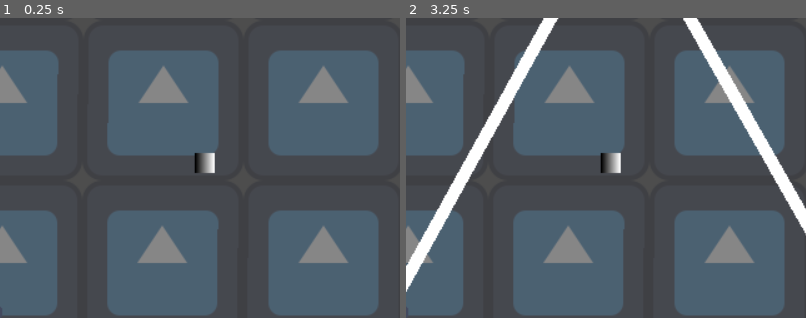
Above: before the commit, frames 1-2 (left to right).
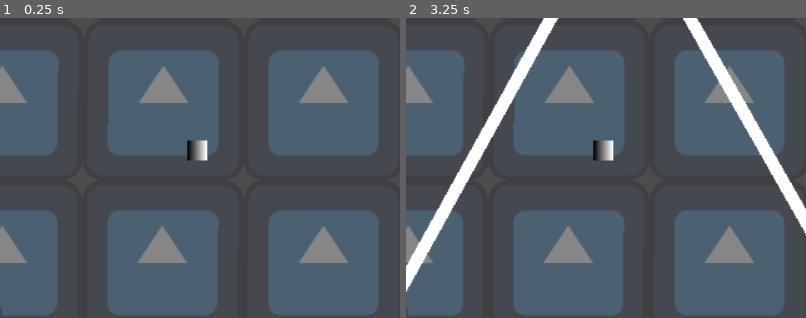
Above: after the commit, the same moments.

Repository: TakisAlPastor/UFO-Raiders
Game: Godot game, scene res://Main/main.tscn
Same seed, same stepped clock (60 frames per second), same inputs: the game is played once before the commit and once after it. The engine's default icon, where the game draws it, is replaced by a stand-in: a white triangle on a blue panel in a dark square.
Inputs:
- Up to frame 1 (0.25 s): no input
- Up to frame 2 (3.25 s): tap Enter at 0.5, 2 s; tap Space at 1.25, 2.75 s
The pictures show only the part of the screen within x 22-72%, y 0-50%; the shares and areas given below are measured in that part.

The runs differ from the first frame. In frame 1, 0.6% of the frame differs, in the area x 46-54%, y 40-52%; in frame 2, 0.6%.

Commit message:
Agrega una ayuda para encontrar el ovni y el punto de recolección

Diff:
--- a/Level/level.gd
+++ b/Level/level.gd
@@ -6,18 +6,17 @@
 @onready var player1:Player = $Player1
 @onready var player2:Player = $Player2
 @onready var enemy_spawn_timer:Timer = $EnemySpawnTimer
+@onready var guide:Line2D = $Guide
+@onready var hint_timer:Timer = $HintTimer
 
-func get_closest_player(reference_position:Vector2) -> Player:
-	var player1_distance:float = reference_position.distance_squared_to(player1.position)
-	var player2_distance:float = reference_position.distance_squared_to(player2.position)
-	if player1_distance < player2_distance:
-		return player1
-	else:
-		return player2
+func _process(_delta:float) -> void:
+	guide.remove_point(1)
+	guide.add_point(ufo_part.global_position)
 
 func _on_ufo_part_entered_drop_point() -> void:
+	hint_timer.start()
+	guide.hide()
 	Global.level += 1
-	print(Global.level)
 	rope.drop_ufo_part()
 	player1.is_tied = false
 	player2.is_tied = false
@@ -30,7 +29,9 @@
 			rope.set_ufo_part(ufo_part)
 			player1.is_tied = true
 			player2.is_tied = true
-			enemy_spawn_timer.wait_time -= Global.level / 4.0
+			enemy_spawn_timer.wait_time -= 0.25
+			hint_timer.stop()
+			guide.show()
 
 func _on_enemy_spawn_timer_timeout() -> void:
 	var players:Array = [player1, player2]
@@ -39,3 +40,9 @@
 		path.curve = Curve2D.new()
 		add_child(path)
 		path.set_for_player_position(player.global_position)
+
+func _on_hint_timer_timeout() -> void:
+	var player1_distance:float = player1.global_position.distance_squared_to(ufo_part.global_position)
+	var player2_distance:float = player2.global_position.distance_squared_to(ufo_part.global_position)
+	var closest_player:Player = player1 if player1_distance < player2_distance else player2
+	closest_player.glow()
--- a/Level/level.tscn
+++ b/Level/level.tscn
@@ -36,15 +36,23 @@
 player2 = NodePath("../Player2")
 
 [node name="UfoPart" parent="." instance=ExtResource("4_3yvjf")]
-position = Vector2(1506, 1010)
+position = Vector2(1500, 1000)
 
 [node name="DropPoint" parent="." instance=ExtResource("5_7knir")]
-position = Vector2(1439, 367)
+position = Vector2(1500, 700)
 
 [node name="EnemySpawnTimer" type="Timer" parent="."]
 wait_time = 3.0
 autostart = true
 
+[node name="Guide" type="Line2D" parent="."]
+visible = false
+points = PackedVector2Array(1500, 700, 1500, 1000)
+
+[node name="HintTimer" type="Timer" parent="."]
+wait_time = 10.0
+
 [connection signal="collected" from="UfoPart" to="." method="_on_ufo_part_collected"]
 [connection signal="entered_drop_point" from="UfoPart" to="." method="_on_ufo_part_entered_drop_point"]
 [connection signal="timeout" from="EnemySpawnTimer" to="." method="_on_enemy_spawn_timer_timeout"]
+[connection signal="timeout" from="HintTimer" to="." method="_on_hint_timer_timeout"]
--- a/Player/player.gd
+++ b/Player/player.gd
@@ -30,3 +30,9 @@
 func circle_clamp(vector:Vector2, clamp_origin:Vector2, clamp_length:float) -> Vector2:
 	var offset:Vector2 = vector - clamp_origin
 	return clamp_origin + offset.limit_length(clamp_length)
+
+#Cambiar por una animación
+func glow() -> void:
+	sprite.modulate = Color.CHOCOLATE
+	await get_tree().create_timer(3).timeout
+	sprite.modulate = Color(1,1,1,1)
